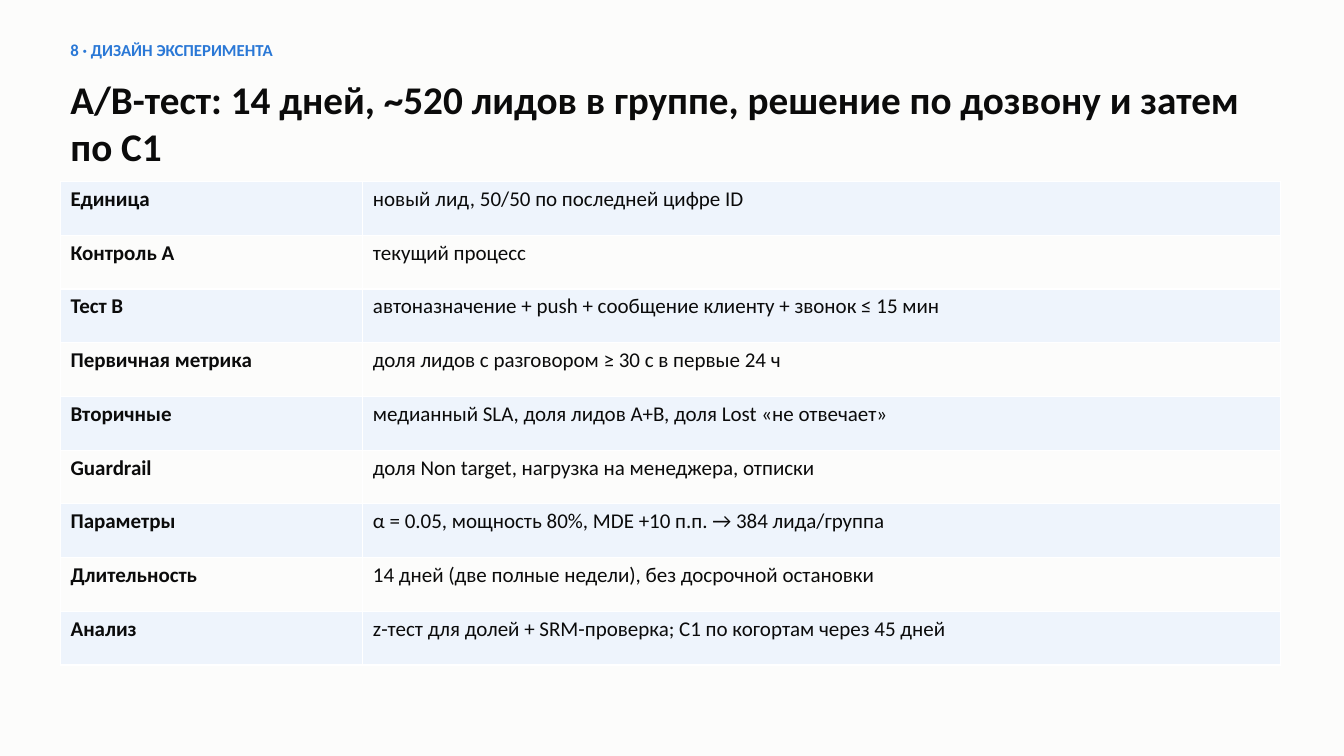
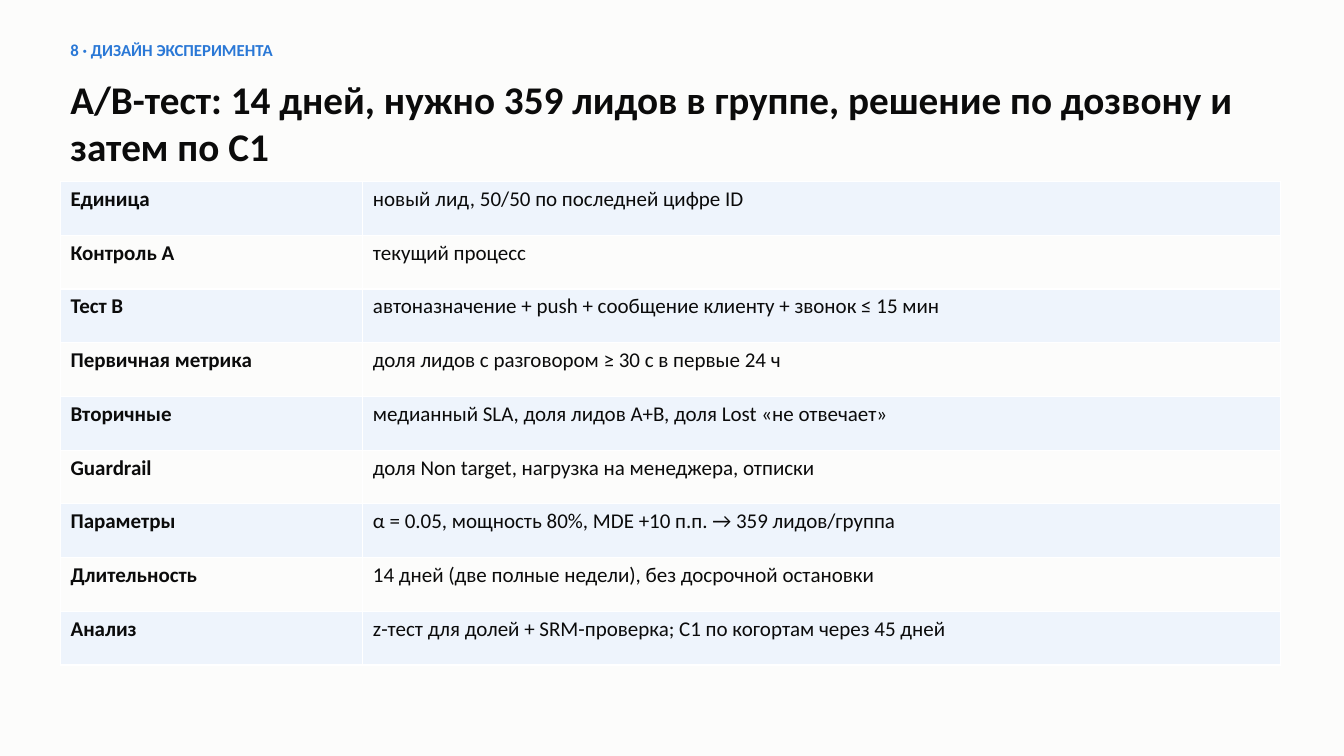
Before and after one commit to yerkovskayuliia-pixel/data-analytics-portfolio, a slide deck: slide 9 of python-crm-analysis/reports/presentation.pptx. Drawn at 1344x756 pixels with LibreOffice and Linux fonts; fonts in the diff are those of the drawing. Boxes give left, top, right and bottom in pixels: in the first picture for what was removed or moved away, otherwise in the second. Text is boxed around its words. In the diff, an @@ line names an element or a change of style, - is before the commit and + after.

```diff
--- a/python-crm-analysis/reports/presentation.pptx
+++ b/python-crm-analysis/reports/presentation.pptx
@@ text at (x1=70, y1=86, x2=1232, y2=162): text changed @@
-A/B-тест: 14 дней, ~520 лидов в группе, решение по дозвону и затем по C1
+A/B-тест: 14 дней, нужно 359 лидов в группе, решение по дозвону и затем по C1
@@ table at (x1=60, y1=181, x2=1280, y2=665) @@
-row 7, column 2: α = 0.05, мощность 80%, MDE +10 п.п. → 384 лида/группа
+row 7, column 2: α = 0.05, мощность 80%, MDE +10 п.п. → 359 лидов/группа
```
Also in this commit, not shown: 1 other slide changed, 16 other files.
